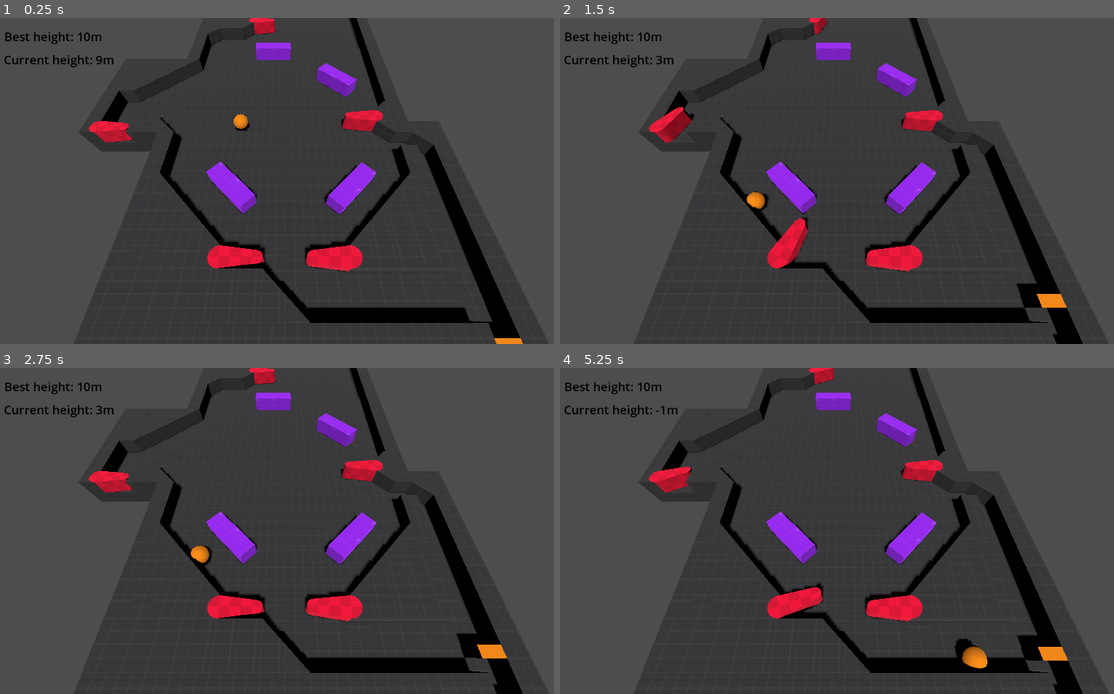
Above: before the commit, frames 1-4 (two rows, left to right).
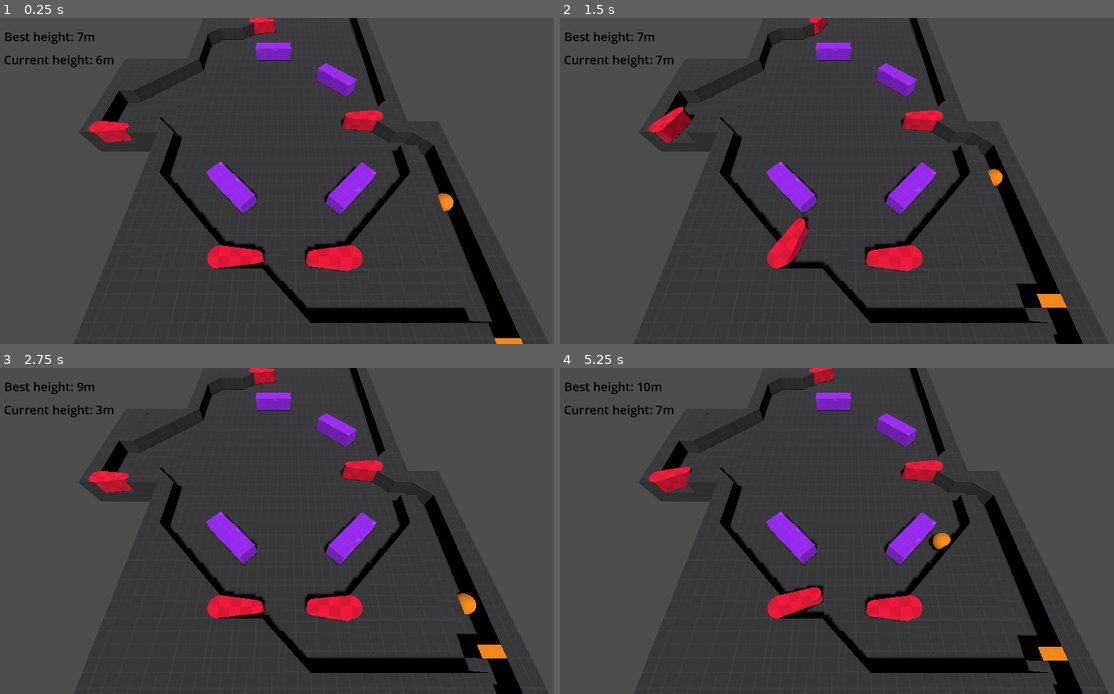
Above: after the commit, the same moments.

Repository: akashkatir/pin-boy
Game: Godot game, scene res://main.tscn
The game is run twice, just before and just after one commit, with the same random seed, the same clock (stepped at 60 frames per second) and the same inputs.
Inputs:
- Up to frame 1 (0.25 s): no input
- Up to frame 2 (1.5 s): hold D (right_flip) 0.53-1.28 s; hold Space (eject) 0.53-1.28 s; hold A (left_flip) from 1.28 s (still down); tap Space (eject) at 1.35 s
- Up to frame 3 (2.75 s): release A (left_flip) at 2.03 s; hold D (right_flip) from 2.03 s (still down); hold Space (eject) from 2.03 s (still down)
- Up to frame 4 (5.25 s): release Space (eject) at 2.78 s; tap Space (eject) at 2.85, 4.35 s; release D (right_flip) at 3.53 s; hold Space (eject) 3.53-4.28 s; hold A (left_flip) from 3.53 s (still down); hold Space (eject) from 5.03 s (still down)

The runs differ from the first frame. In frame 1, 0.4% of the frame differs, in the area x 13-82%, y 4-88%; in frame 2, 0.4%; in frame 3, 0.5%; in frame 4, 0.7%, in the area x 17-78%, y 2-93%.

Commit message:
Add respawn mechanic for Ball.

Diff:
--- a/main.gd
+++ b/main.gd
@@ -5,7 +5,11 @@
 func _ready() -> void:
 	pass  # Replace with function body.
 
+func _physics_process(_delta: float) -> void:
+	if out_of_bounds($Ball.position):
+		$Ball.position = $BallSpawn.position
+		$Ball.linear_velocity = Vector3.ZERO
+	$UserInterface.update_height(-$Ball.position.z)
 
-# Called every frame. 'delta' is the elapsed time since the previous frame.
-func _process(_delta: float) -> void:
-	$UserInterface.update_height(-$Ball.position.z)
+func out_of_bounds(position: Vector3) -> bool:
+	return position.y < -1 or position.z > 1
--- a/main.tscn
+++ b/main.tscn
@@ -12,15 +12,19 @@
 script = ExtResource("1_5etbq")
 
 [node name="Map" parent="." instance=ExtResource("4_bqlag")]
+transform = Transform3D(1, 0, 0, 0, 1, 0, 0, 0, 1, 0, 0, -2)
+
+[node name="BallSpawn" type="Marker3D" parent="."]
+transform = Transform3D(1, 0, 0, 0, 1, 0, 0, 0, 1, 8.5, 0.5, -7)
 
 [node name="Ball" parent="." instance=ExtResource("2_qmag5")]
-transform = Transform3D(1, 0, 0, 0, 1, 0, 0, 0, 1, -3, 0.5, -10)
+transform = Transform3D(1, 0, 0, 0, 1, 0, 0, 0, 1, 8.5, 0.5, -7)
 axis_lock_linear_y = true
 physics_material_override = SubResource("PhysicsMaterial_kt02i")
 constant_force = Vector3(0, 10, 20)
 
 [node name="CameraPivot" type="Marker3D" parent="."]
-transform = Transform3D(1, 0, 0, 0, 0.5, 0.866025, 0, -0.866025, 0.5, 0, 8.32951, 0.619721)
+transform = Transform3D(1, 0, 0, 0, 0.5, 0.866025, 0, -0.866025, 0.5, 0, 8.32951, -2.38028)
 metadata/_edit_group_ = true
 
 [node name="Camera" type="Camera3D" parent="CameraPivot"]
